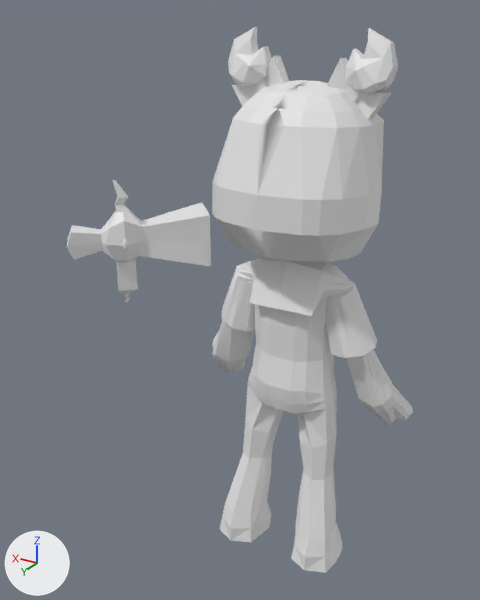
One commit to the OBJ model Resources/3d/Pedestalkotoko/Pedestalkotoko.obj: the scene before it, then after it.
Both versions are drawn from a 50 mm lens placed at (-4.99, 10.54, 6.71), pointed at (1.35, -0.02, 1.42). The axes (+X, +Y, +Z) are drawn at lower left. The lights are the same throughout. Where no turn or scale is listed for an object, it has been applied to the vertices.
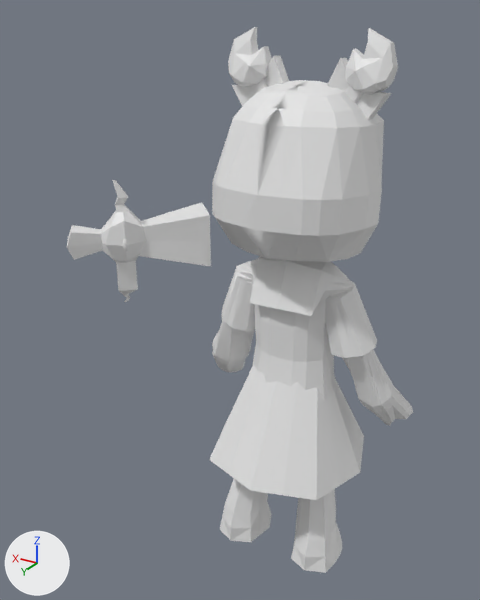
The edits, one by one:
me_cube is used by ob_cube; location (0.0, 0.0, 0.0).
me_cube had 2243 vertices, 4470 faces and spanned x -2.2..5.37, y -1.61..1.72, z -3.58..6.51.
me_cube now has 2293 vertices, 4566 faces and spans x -2.2..5.37, y -1.61..1.81, z -3.58..6.51.
me_cube part 1: a new loose piece of 50 vertices spanning x -1.54..1.59, y -1.32..1.81, z -1.49..0.45, in mat_マテリアル (its picture is missing).

Location of each change, [x1, y1, x2, y2] in pixels of the pictures (480 x 600 px):
part 1 of me_cube, added
    after: [209, 364, 364, 500]
